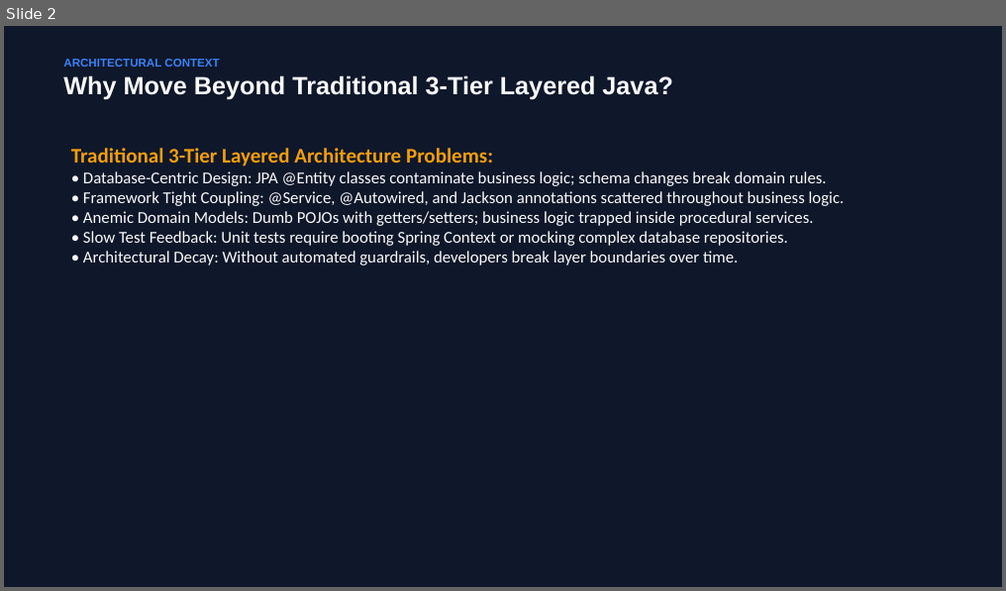
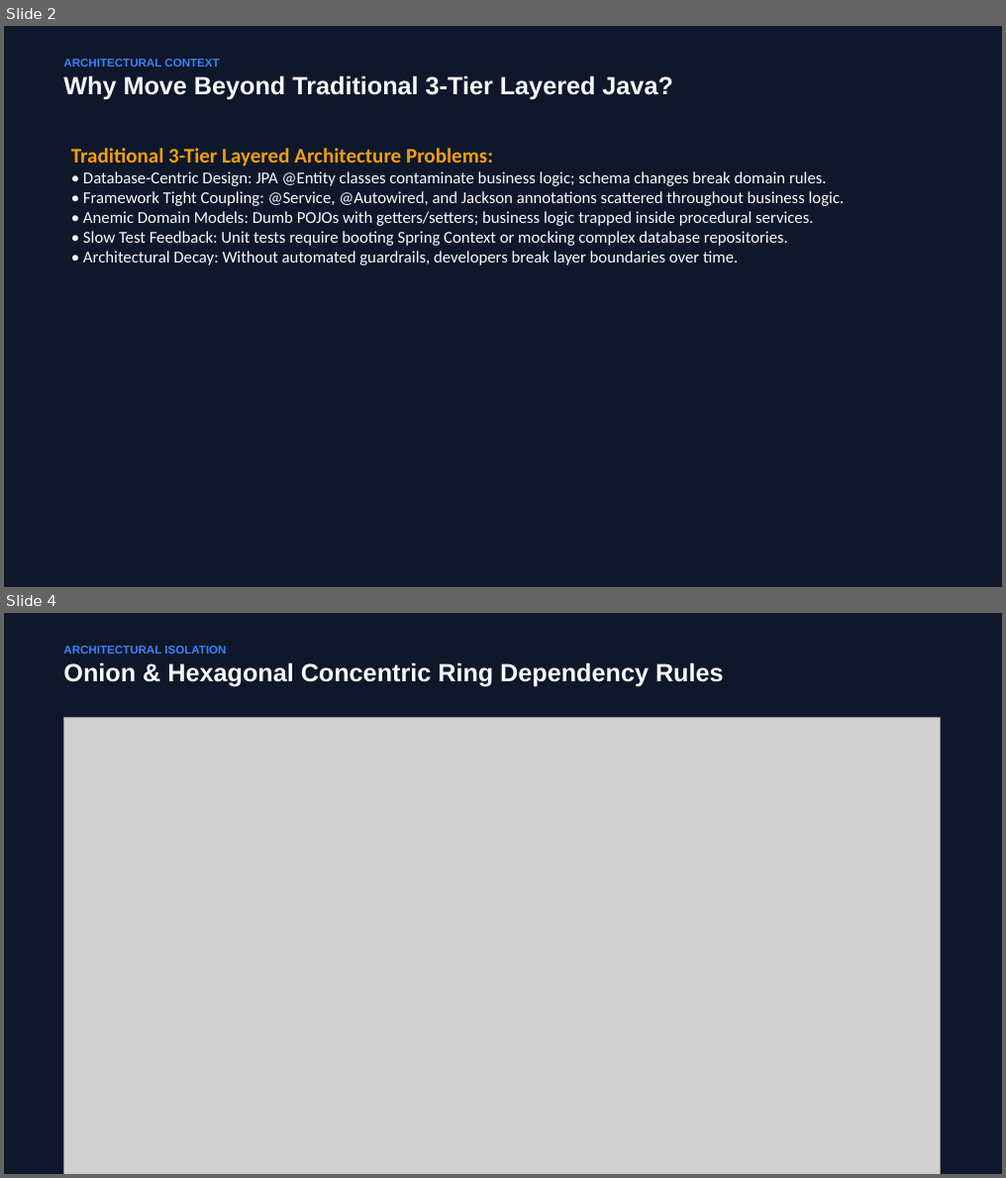
Before and after one commit to hykuBipin/DDD_HEXAGONAL_ARCHUNIT_NEW, a slide deck: Satellite_Architecture_DDD_Hexagonal_ArchUnit.pptx. Shown one above the other, each under a label of ours: slide 2 before the commit, slides 2 and 4 after it; the slides between them are not shown. The pictures are 1006x591 and 1006x1178 pixels, drawn with LibreOffice and Linux fonts; fonts in the diff are those of the drawing; grey boxes stand for pictures. Boxes give left, top, right and bottom in pixels: in the first picture for what was removed or moved away, otherwise in the second. Text is boxed around its words. In the diff, an @@ line names an element or a change of style, - is before the commit and + after.

Commit message:
docs: add HD diagrams modeled after user reference images (Primary/Secondary Adapters, Concentric Onion, Ubiquitous Language) and push to GitHub

```diff
--- a/Satellite_Architecture_DDD_Hexagonal_ArchUnit.pptx
+++ b/Satellite_Architecture_DDD_Hexagonal_ArchUnit.pptx
@@ slide 4 added at (4, 613, 1002, 1174), background #0F172A @@
@@ text added at (63, 646, 724, 686), 24 pt, text #F8FAFC, bold @@
+ARCHITECTURAL ISOLATION
+Onion & Hexagonal Concentric Ring Dependency Rules
@@ picture added at (63, 718, 940, 1174) @@
```
Also in this commit, not shown: 1 slide changed, 1 other slide added, 2 slides removed, 7 other files.
